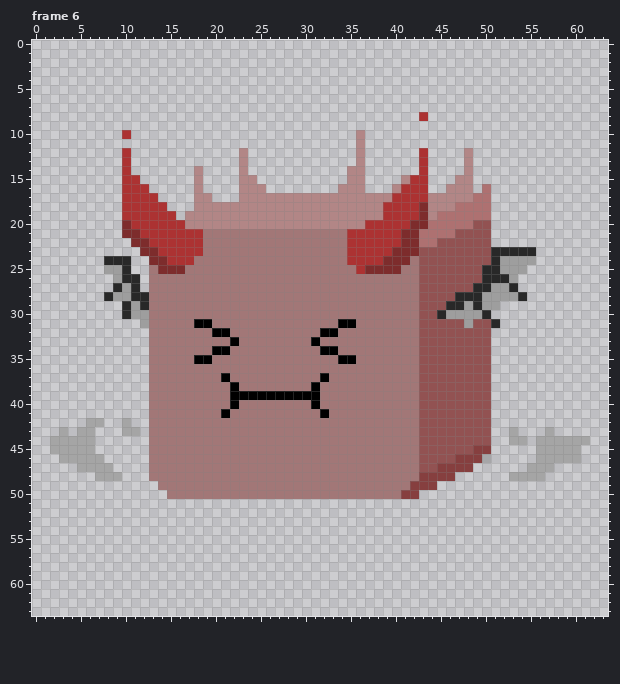
Edited in one commit: pixel-art file (assets/aesprite_files/golem_attack_left.aseprite). The picture above was drawn from the file before the commit.
64x64 pixels, 8 frames. Colours within 5 levels of each other are drawn and written as one. Shown: frame 6. The commit also changed other frames, which this record leaves out.
Once edited:
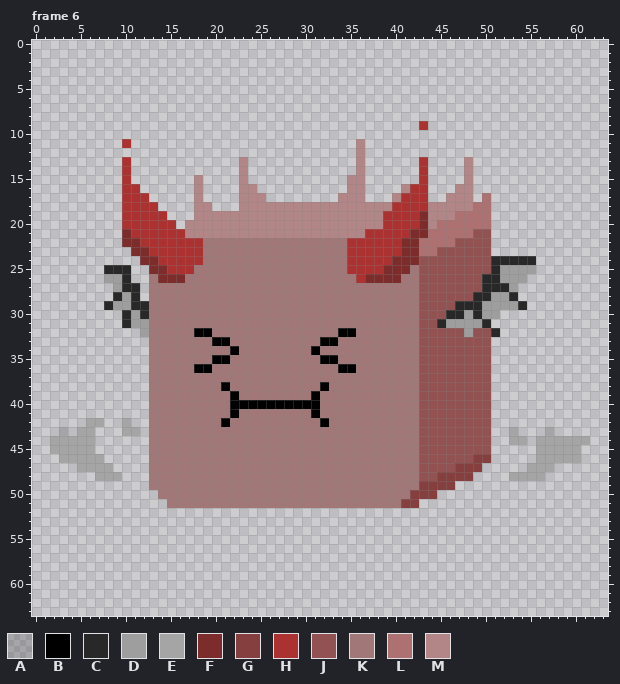
Palette (. is transparent): A #00000031  B #000000  C #282828  D #9e9e9e  E #a5a5a5  F #7d2c2c  G #863f3f  H #ac3232  J #925252  K #a27777  L #ae7171  M #b28686
Edits made:
Changed rows in their new state; - is an unchanged pixel.
Frame 6, layers "Layer 5", "Layer 4", "Layer 1":
first column x 8:
 8 -----------------------------------.------------
 9 -----------------------------------H------------
10 --.-------------------------.-------------------
11 --H---------------------------------------------
12 --.------------.-------------------.----.-------
14 ----------.----------------.--------------------
15 ---.------------.----------------..----.--------
16 ----.------------.--------.-----.M----.---.-----
17 -----.-----.------........---...M---..---.------
18 ------.-----...----------------M---H---MM-------
19 -------.-.---------------------------MM---------
20 --H-----.--------------------MM---H-M----LL-----
21 ---H-----MMMMMMMMMMMMMMMMMMMM----H-F---LL-------
22 --F-H--------------------------------LL---------
23 ---F-H--------------------------H--LL------.....
24 ...-F-H---H--------------------H--F---------CCCC
25 CC---F-HHH-----------------H-HH--F--------J----D
26 D--.--FFF-------------------HFFFF-----------D-D-
27 -DC--------------------------------------J-CCD--
28 .C--.----------------------------------JJ-C--C.-
29 CDDC----------------------------------J-C---DDC-
30 ----C--------------------------------JCC-CDD----
31 --CD------KK--------------KK---------CDD-DC.----
32 ----D-----BBKK----------KKBB------------D--C----
33 ------------BBK--------KBB----------------------
34 ------------KKB--------BKK----------------------
35 ----------KKBB----------BBKK--------------------
36 ----------BB--------------BB--------------------
37 -------------K----------K-----------------------
38 -------------BK--------KB-----------------------
39 ---------------KKKKKKKK-------------------------
40 ---------------BBBBBBBB-------------------------
41 -------------KB--------BK-----------------------
42 -------------B----------B-----------------------
45 -----------------------------------------JJ-----
46 ---------------------------------------JJ-G-----
47 -------------------------------------JJ--G------
48 -----------------------------------JJ--GG-------
49 -----K----------------------------K--GG---------
50 ------K--------------------------K-GG-----------
51 -------KKKKKKKKKKKKKKKKKKKKKKKKKKGG-------------
